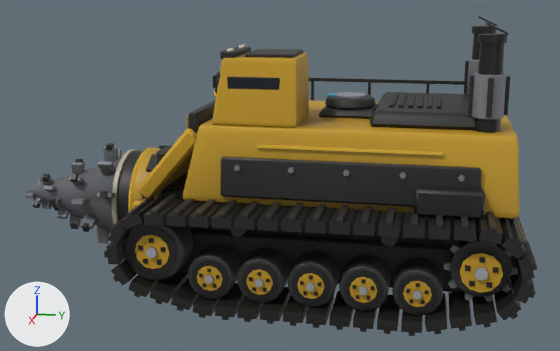
The glTF model assets/vehicles/ex_crawler_3.glb: old version first, new version second.
The view is the same before and after, from a 50 mm lens placed at (15.22, 1.97, 5.81), pointed at (0.05, -1.06, 2.02). Arrows for +X, +Y and +Z are at lower left; the lights stay in place. The picture after the commit comes second. Where no turn or scale is listed for an object, it has been applied to the vertices. Vertices at exactly the same position are counted once.
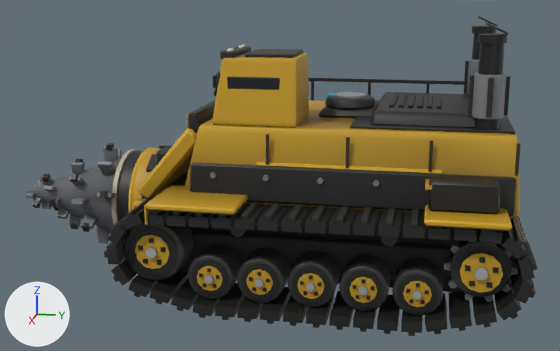
Where the newer file only moved an object's origin or applied its transform, the numbers keep the older frame.

Where the change shows, as pixel boxes [x1, y1, x2, y2] in the pictures (560 x 351 px; the box of a moved part takes in the faces that stretch with it):
part 1 of me_mesh_0, added: after [515, 144, 521, 176]
part 2 of me_mesh_0, added: after [428, 140, 433, 172]
part 3 of me_mesh_0, added: after [346, 137, 350, 168]
part 4 of me_mesh_0, added: after [266, 134, 269, 164]
part 5 of me_mesh_0, added: after [425, 179, 432, 190]
part 6 of me_mesh_0, moved or reshaped: before [221, 157, 482, 207]; after [190, 163, 516, 216]
part 7 of me_mesh_0, moved or reshaped: before [414, 186, 485, 219]; after [428, 175, 501, 214]
part 8 of me_mesh_0, moved or reshaped: before [400, 172, 406, 179]; after [373, 180, 379, 186]
part 9 of me_mesh_0, moved or reshaped: before [343, 169, 350, 176]; after [317, 177, 324, 184]
part 10 of me_mesh_0, moved or reshaped: before [234, 165, 241, 171]; after [210, 172, 216, 178]
part 11 of me_mesh_0, moved or reshaped: before [257, 144, 443, 155]; after [257, 162, 442, 174]
part 12 of me_mesh_0, added: after [144, 100, 515, 231]
part 13 of me_mesh_0, recoloured: [141, 91, 520, 232] in both

Edits to the bpy script that builds the scene:
```text
Change me_mesh_0:
    used by ob_mesh_0; location = (-2.82, 3.75, -1.17)
    remove me_mesh_0.from_pydata(...)  # 4058 vertices, 7024 faces; spans x 0.0..5.63, y -7.73..0.0, z 1.17..6.36
    add me_mesh_0.from_pydata(...)  # 4428 vertices, 7660 faces; spans x -0.12..5.75, y -7.73..0.0, z 1.17..6.36
    me_mesh_0 part 1: a new loose piece, a box spanning x 4.68..4.715, y -0.383..-0.326, z 3.845..4.392, in mat_dark
    me_mesh_0 part 2: a new loose piece, a box spanning x 4.68..4.715, y -1.821..-1.763, z 3.845..4.392, in mat_dark
    me_mesh_0 part 3: a new loose piece, a box spanning x 4.68..4.715, y -3.258..-3.201, z 3.845..4.392, in mat_dark
    me_mesh_0 part 4: a new loose piece, a box spanning x 4.68..4.715, y -4.696..-4.638, z 3.845..4.392, in mat_dark
    me_mesh_0 part 5: a new loose piece, a box spanning x 4.554..5.267, y -1.861..-1.746, z 3.667..3.736, in mat_hull
    me_mesh_0 part 6: the loose piece of 48 vertices spanning x 4.65..4.85, y -5.52..-0.94, z 3.22..3.96 is multiplied about its middle by the matrix ((0.999, 0.0, 0.008), (0.0, 1.256, 0.0), (0.008, 0.0, 0.905)), then moved by (-0.01, 0.0, -0.11)
    me_mesh_0 part 7: the loose piece of 24 vertices spanning x 4.54..5.12, y -2.02..-0.87, z 3.15..3.61 is scaled about its middle by (1.22, 1, 1.14), then moved by (0.08, 0.23, 0.17)
    me_mesh_0 part 8: the loose piece of 12 vertices spanning x 4.8..4.86, y -2.3..-2.19, z 3.74..3.84 is moved by (-0.01, -0.46, -0.17)
    me_mesh_0 part 9: the loose piece of 12 vertices spanning x 4.8..4.86, y -3.29..-3.17, z 3.74..3.84 is moved by (-0.01, -0.46, -0.17)
    me_mesh_0 part 10: the loose piece of 12 vertices spanning x 4.8..4.86, y -5.25..-5.14, z 3.74..3.84 is moved by (-0.01, -0.46, -0.17)
    me_mesh_0 part 11: the loose piece of 8 vertices spanning x 4.64..4.68, y -4.87..-1.59, z 4.14..4.19 is moved by (0.02, 0.0, -0.32)
    me_mesh_0 part 12: 242 vertices added at x -0.12..5.75, y -7.09..-0.4, z 2.89..4.56
    me_mesh_0 part 13: 494 kept faces spanning x 0.02..5.61, y -7.66..-0.02, z 1.44..5.73 get new vertex colours; the middle colour goes from yellow #b48d1e to yellow #aa851c
    other edits to the shape of me_mesh_0 do not show in these pictures
```
